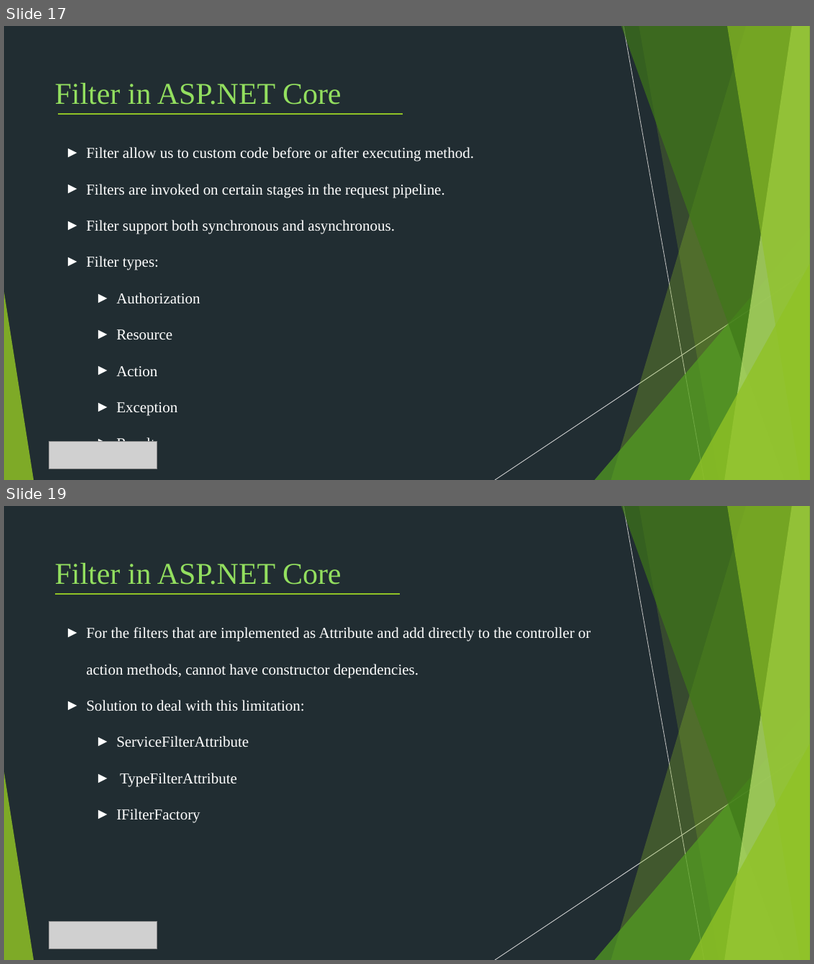
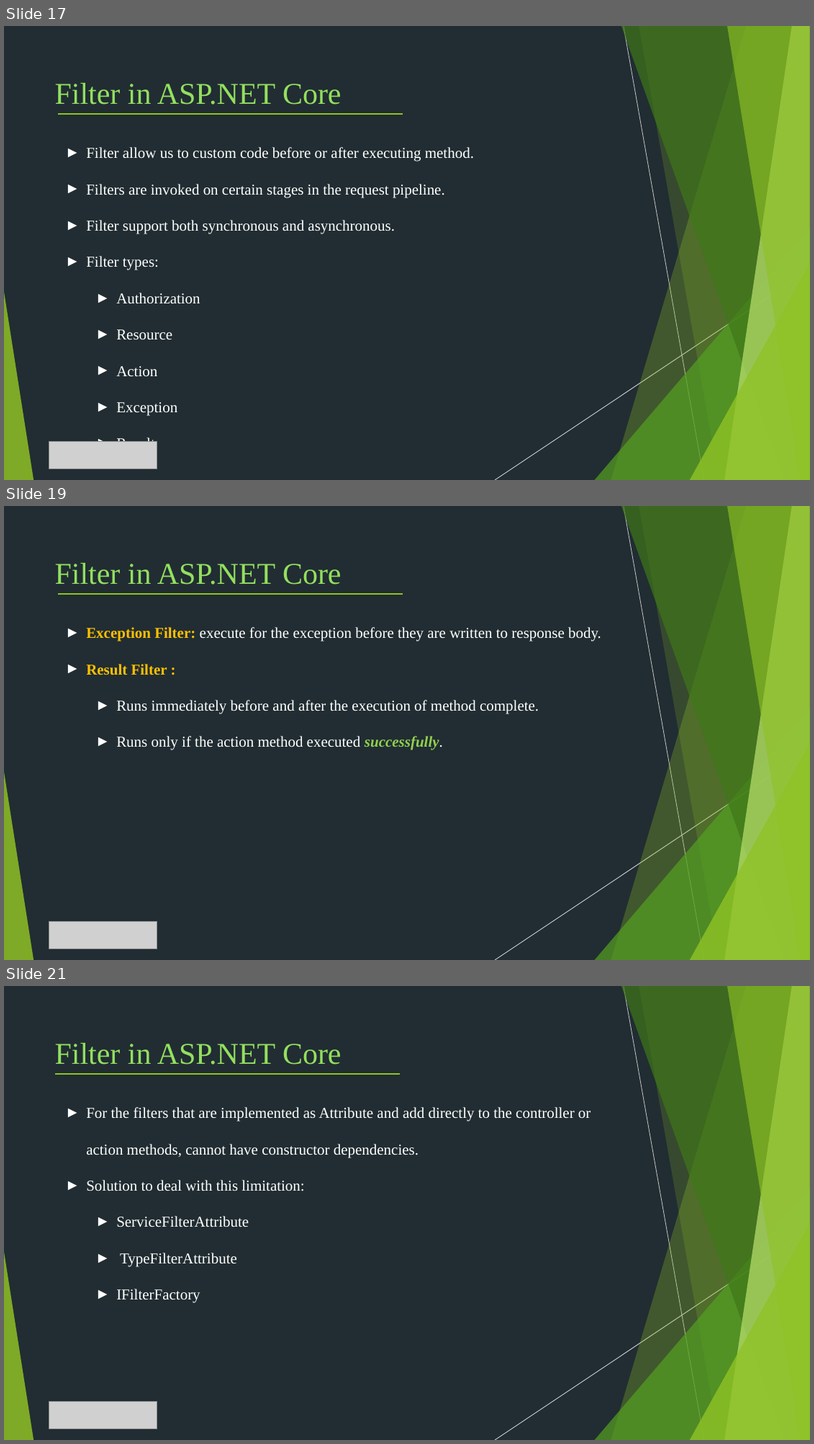
Before and after one commit to Chien-Do/Middleware-Filter, a slide deck: Middleware/Middleware.pptx. Shown one above the other, each under a label of ours: slides 17 and 19 before the commit, slides 17, 19 and 21 after it; the slides between them are not shown. The pictures are 814x964 and 814x1444 pixels, drawn with LibreOffice and Linux fonts; fonts in the diff are those of the drawing; grey boxes stand for pictures. Boxes give left, top, right and bottom in pixels: in the first picture for what was removed or moved away, otherwise in the second. Text is boxed around its words. In the diff, an @@ line names an element or a change of style, - is before the commit and + after.

```diff
--- a/Middleware/Middleware.pptx
+++ b/Middleware/Middleware.pptx
@@ slide 19 added at (x1=4, y1=506, x2=810, y2=960), background #212D32; not listed: 10 template elements that a slide beside it also shows @@
@@ text added at (x1=55, y1=563, x2=342, y2=584), 36 pt, text #93DF5F @@
+Filter in ASP.NET Core
@@ line added from (58, 594) to (403, 594), #90C226 2 pt @@
@@ text added at (x1=86, y1=627, x2=602, y2=750), 18 pt, text #FFFFFF @@
+► Exception Filter: execute for the exception before they are written to response body.
+► Result Filter :
+  ► Runs immediately before and after the execution of method complete.
+  ► Runs only if the action method executed successfully.
@@ picture added at (x1=49, y1=921, x2=157, y2=948) @@
@@ what was slide 19 is now slide 21 @@
```
Also in this commit, not shown: 4 slides changed, 1 other slide added, 1 other file.
